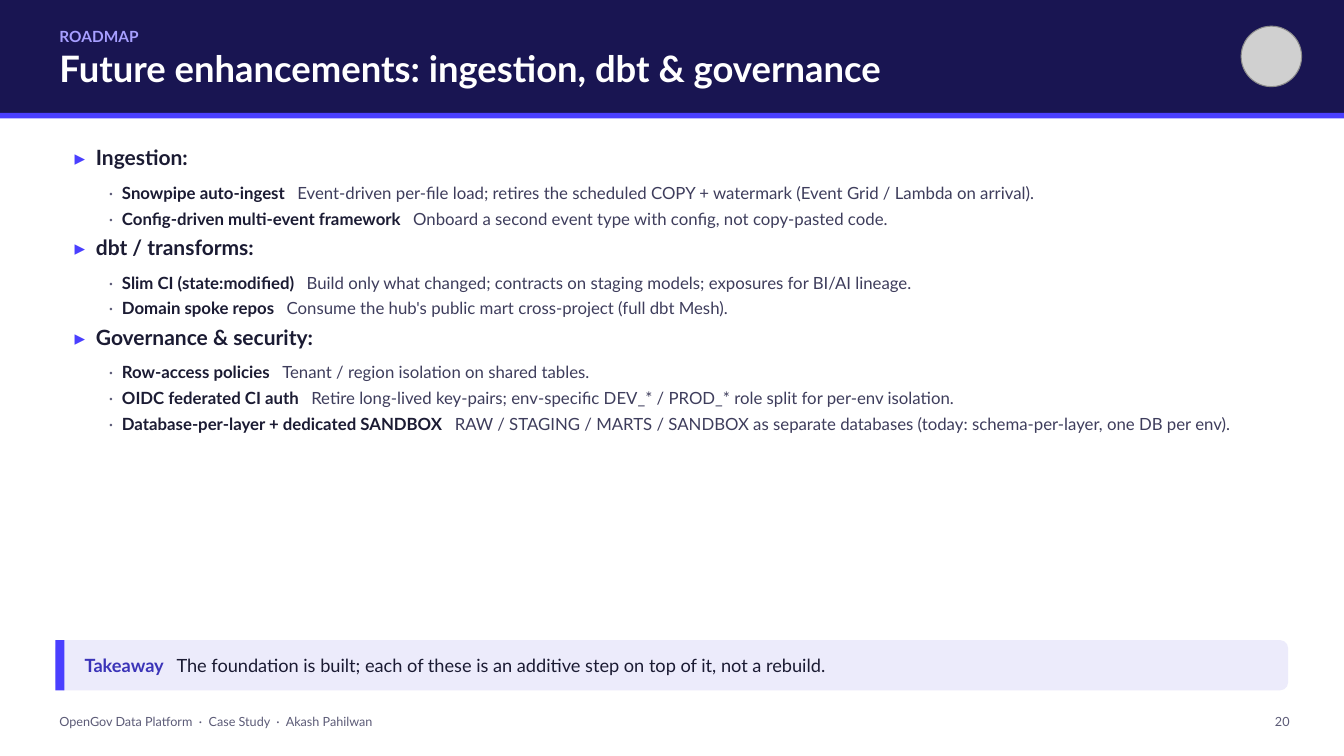
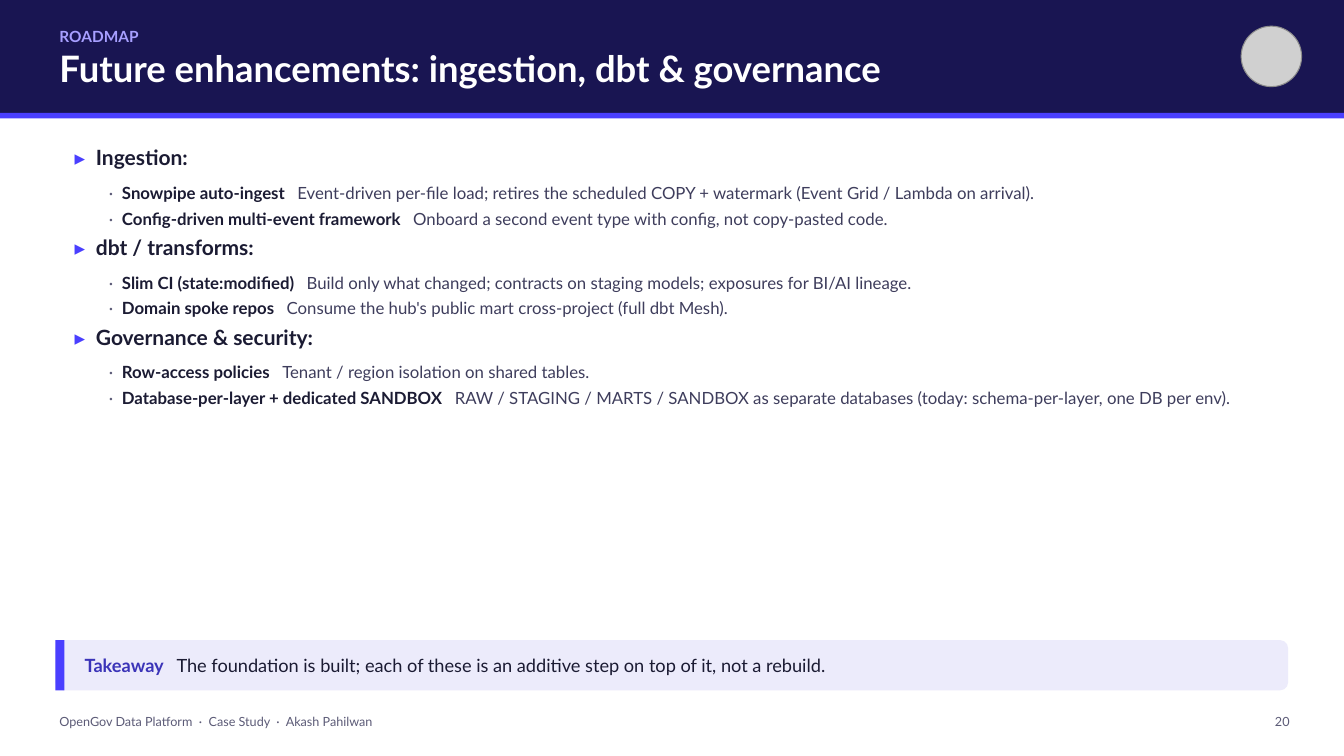
Before and after one commit to akashpahilwan/OpenGovPOC, a slide deck: slide 22 of presentation/OpenGov_Data_Platform_CaseStudy.pptx. Drawn at 1344x756 pixels with LibreOffice and Linux fonts; fonts in the diff are those of the drawing; grey boxes stand for pictures. Boxes give left, top, right and bottom in pixels: in the first picture for what was removed or moved away, otherwise in the second. Text is boxed around its words. In the diff, an @@ line names an element or a change of style, - is before the commit and + after.

```diff
--- a/presentation/OpenGov_Data_Platform_CaseStudy.pptx
+++ b/presentation/OpenGov_Data_Platform_CaseStudy.pptx
@@ text at [122, 391, 954, 407]: paragraph removed @@
-· OIDC federated CI auth Retire long-lived key-pairs; env-specific DEV_* / PROD_* role split for per-env isolation.
```
Also in this commit, not shown: 5 other slides changed, 2 other files.
